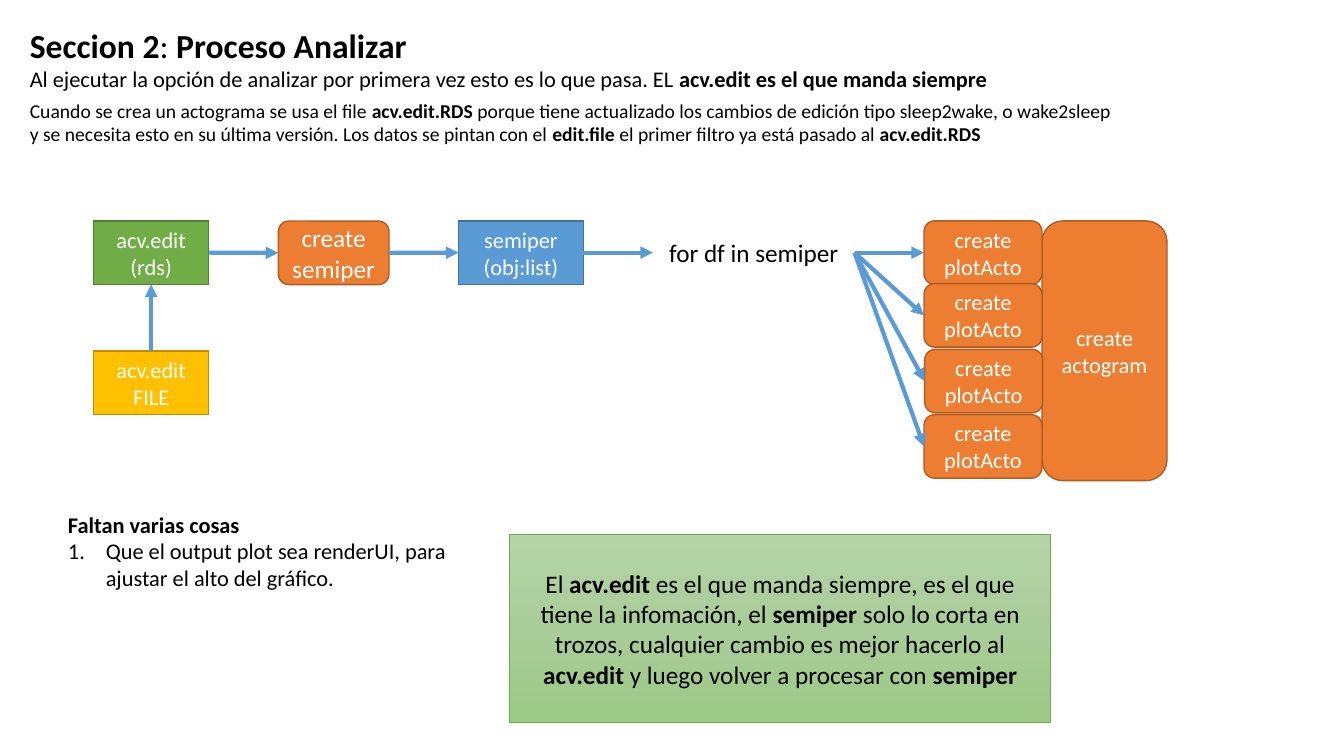
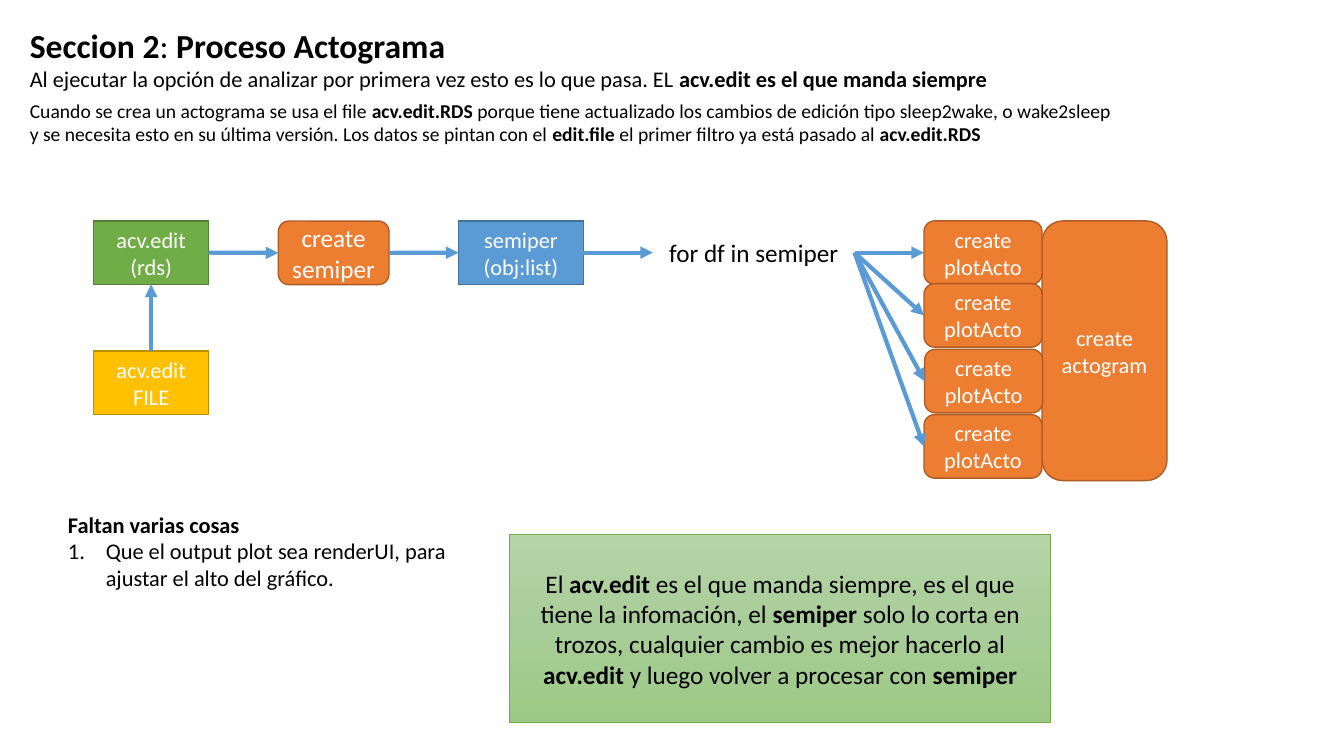
Before and after one commit to olitroski/Actigrafia, a slide deck: slide 8 of flujo edicion.pptx. Drawn at 1344x756 pixels with LibreOffice and Linux fonts; fonts in the diff are those of the drawing. Boxes give left, top, right and bottom in pixels: in the first picture for what was removed or moved away, otherwise in the second. Text is boxed around its words. In the diff, an @@ line names an element or a change of style, - is before the commit and + after.

```diff
--- a/flujo edicion.pptx
+++ b/flujo edicion.pptx
@@ text at bbox=[30, 34, 445, 64]: text changed @@
-Seccion 2: Proceso Analizar
+Seccion 2: Proceso Actograma
```
Also in this commit, not shown: 2 other slides changed, 18 other files.
